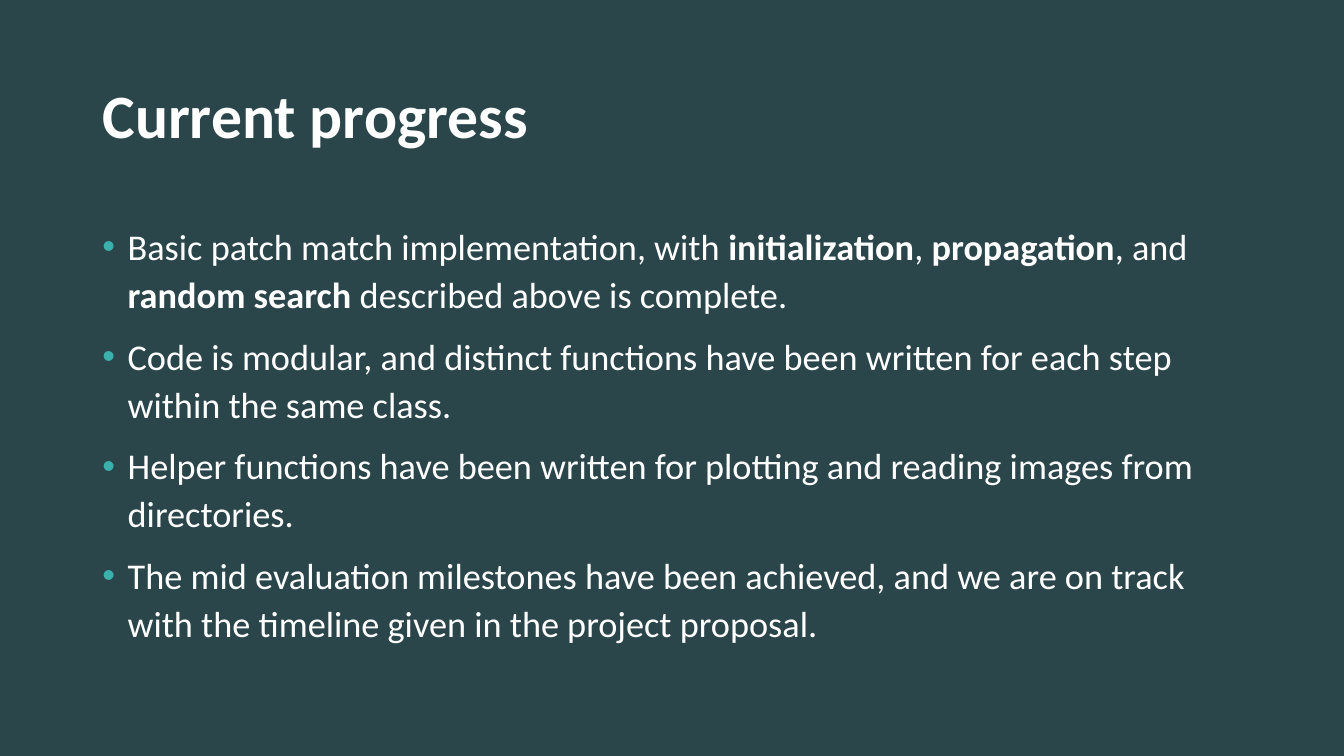
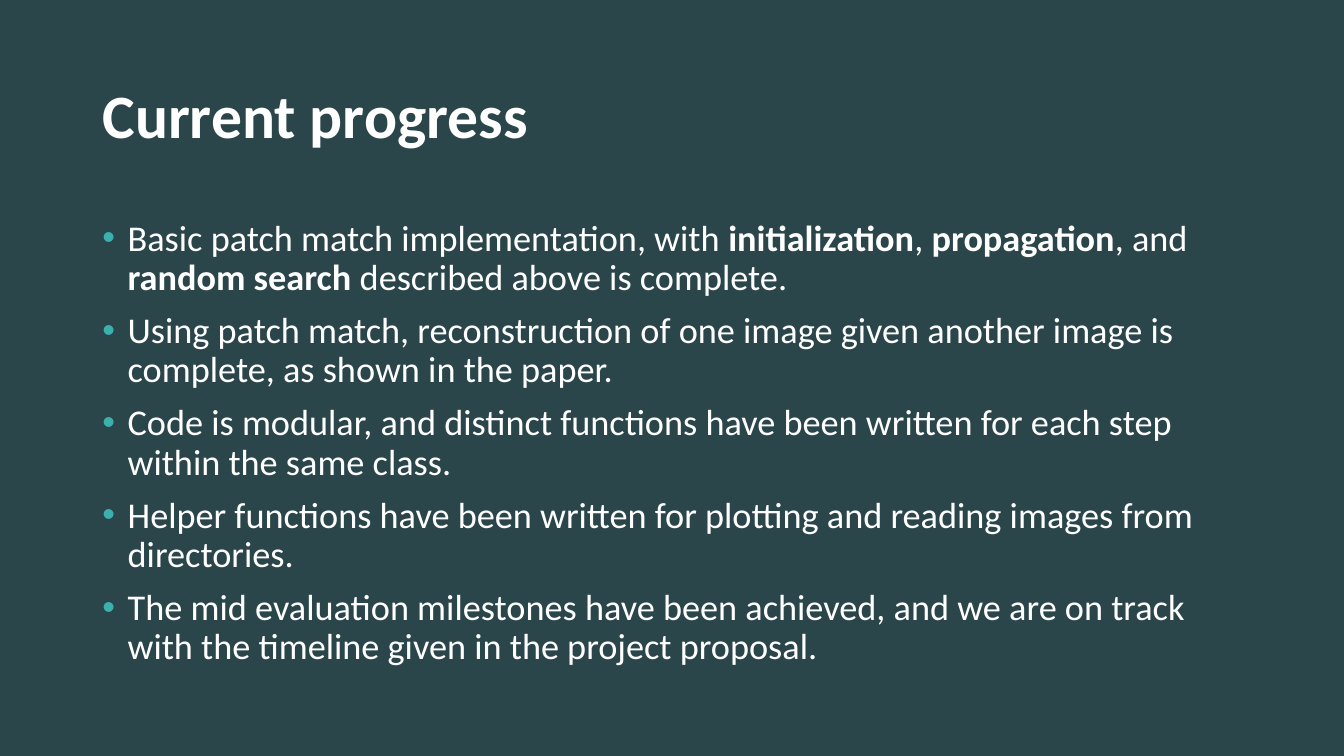
Before and after one commit to AnoushkaVyas/PatchMatch, a slide deck: slide 6 of documents/Patchmatch_mideval.pptx. Drawn at 1344x756 pixels with LibreOffice and Linux fonts; fonts in the diff are those of the drawing; background and template pictures are left out. Boxes give left, top, right and bottom in pixels: in the first picture for what was removed or moved away, otherwise in the second. Text is boxed around its words. In the diff, an @@ line names an element or a change of style, - is before the commit and + after.

```diff
--- a/documents/Patchmatch_mideval.pptx
+++ b/documents/Patchmatch_mideval.pptx
@@ text at (x1=128, y1=225, x2=1193, y2=666): line spacing 1.1 to 0.9 @@
@@ text at (x1=128, y1=318, x2=1173, y2=388): paragraph added @@
+• Using patch match, reconstruction of one image given another image is complete, as shown in the paper.
```
Also in this commit, not shown: 3 slides added, 1 slide removed, 1 other file.
